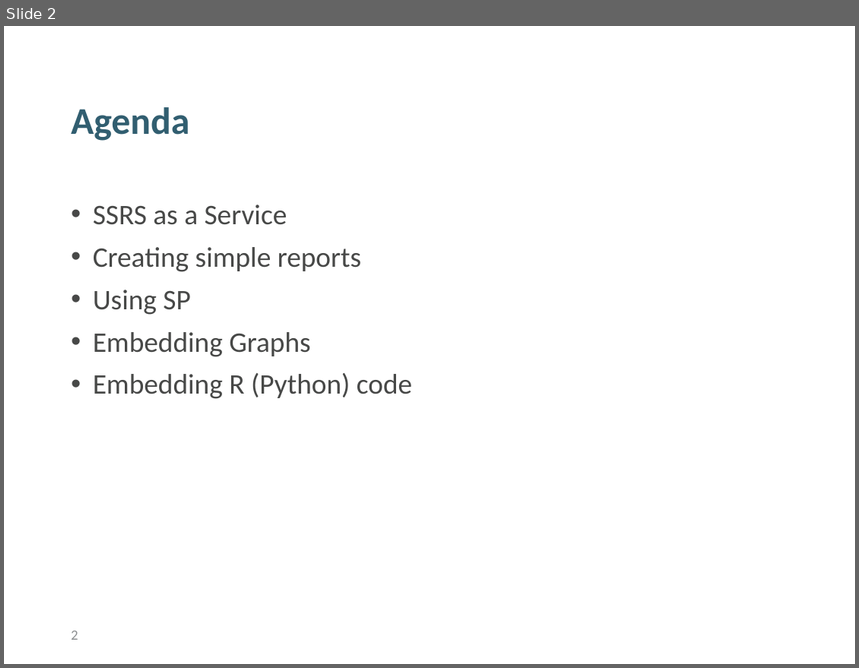
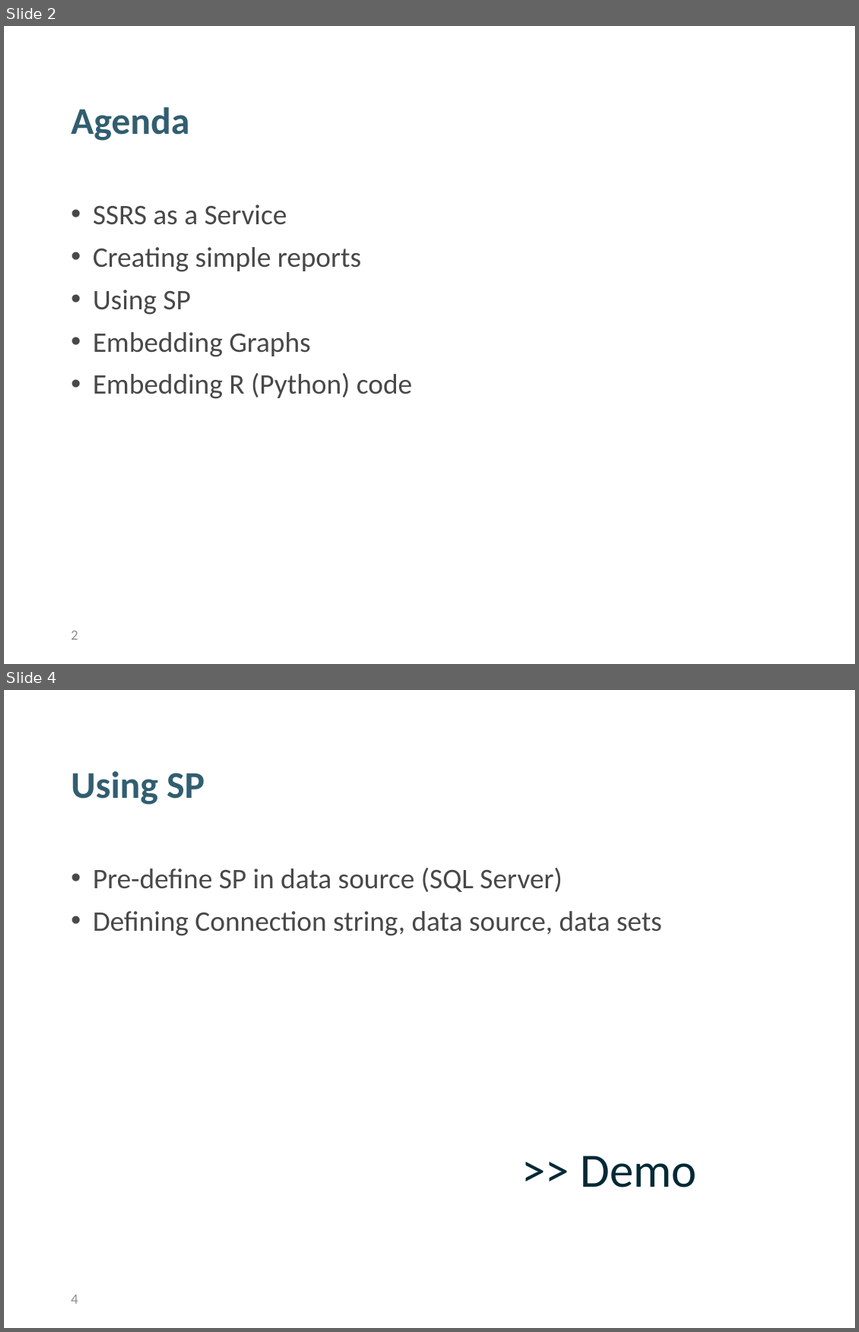
Before and after one commit to tomazgeni/FawltyTowers, a slide deck: ReportingServer_Delavnica.pptx. Shown one above the other, each under a label of ours: slide 2 before the commit, slides 2 and 4 after it; the slides between them are not shown. The pictures are 859x668 and 859x1332 pixels, drawn with LibreOffice and Linux fonts; fonts in the diff are those of the drawing; background and template pictures are left out. Boxes give left, top, right and bottom in pixels: in the first picture for what was removed or moved away, otherwise in the second. Text is boxed around its words. In the diff, an @@ line names an element or a change of style, - is before the commit and + after.

```diff
--- a/ReportingServer_Delavnica.pptx
+++ b/ReportingServer_Delavnica.pptx
@@ slide 4 added at (4, 690, 855, 1328), background #FFFFFF @@
@@ title added at (71, 771, 205, 805), 32 pt, text #315E70, bold @@
+Using SP
@@ text added at (93, 868, 662, 936), 24 pt, text #474847 @@
+• Pre-define SP in data source (SQL Server)
+• Defining Connection string, data source, data sets
@@ text added at (580, 1156, 697, 1188), 40.5 pt, text #002936 @@
+>> Demo
@@ page number added at (71, 1295, 78, 1304), 12 pt, text #8C8E91 @@
+4
```
Also in this commit, not shown: 4 other slides added.
